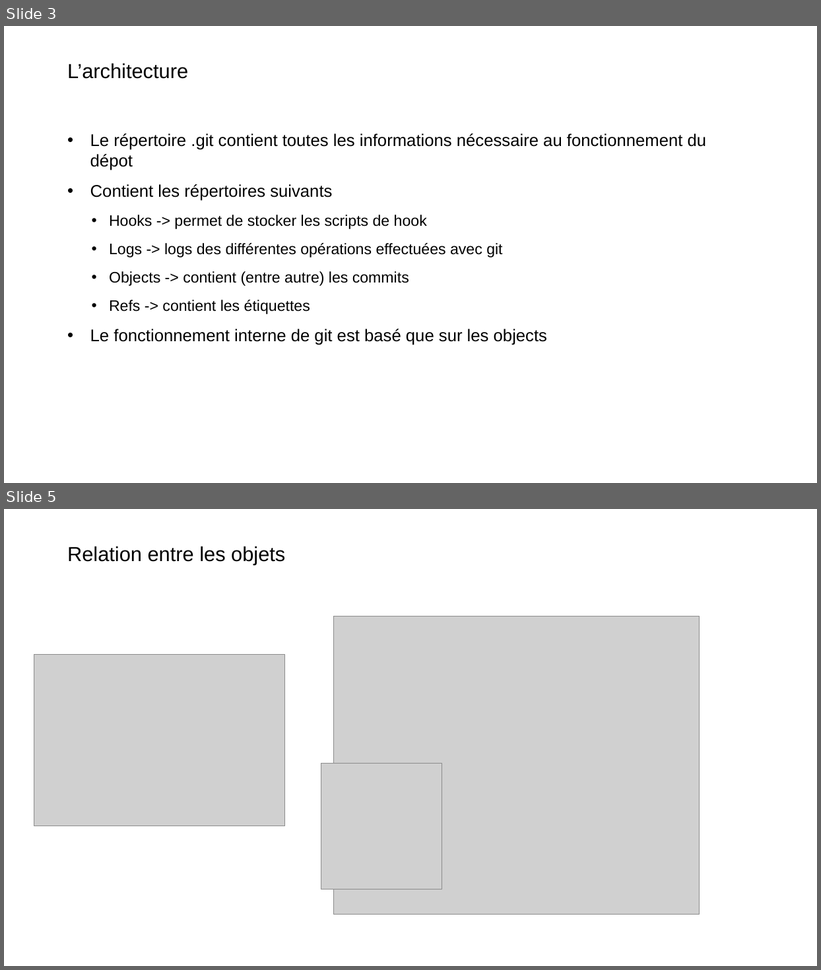
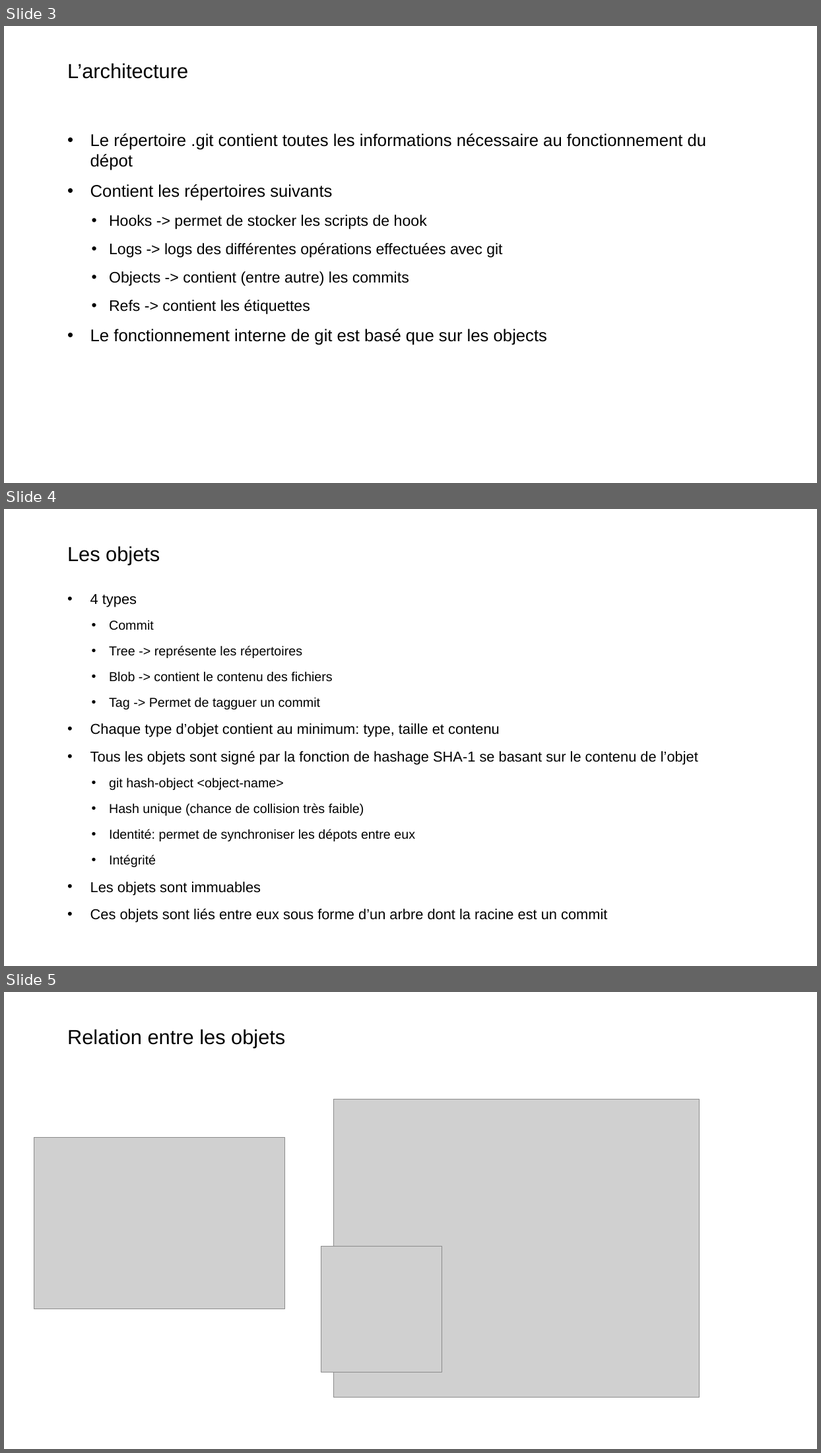
Before and after one commit to Xaviou1003/formation-git, a slide deck: Formation Git - avancée.pptx. Shown one above the other, each under a label of ours: slides 3 and 5 before the commit, slides 3, 4 and 5 after it; the slides between them are not shown. The pictures are 821x970 and 821x1453 pixels, drawn with LibreOffice and Linux fonts; fonts in the diff are those of the drawing; grey boxes stand for pictures; background and template pictures are left out. Boxes give left, top, right and bottom in pixels: in the first picture for what was removed or moved away, otherwise in the second. Text is boxed around its words. In the diff, an @@ line names an element or a change of style, - is before the commit and + after.

```diff
--- a/Formation Git - avancée.pptx
+++ b/Formation Git - avancée.pptx
@@ slide 4 added at box(4, 509, 817, 966), background picture (left out) @@
@@ title added at box(67, 546, 160, 564), 24 pt, text #000000 @@
+Les objets
@@ text added at box(90, 594, 698, 923), 17 pt, text #000000 @@
+• 4 types
+  • Commit
+  • Tree -> représente les répertoires
+  • Blob -> contient le contenu des fichiers
+  • Tag -> Permet de tagguer un commit
+• Chaque type d’objet contient au minimum: type, taille et contenu
+• Tous les objets sont signé par la fonction de hashage SHA-1 se basant sur le contenu de l’objet
+  • git hash-object <object-name>
+  • Hash unique (chance de collision très faible)
+  • Identité: permet de synchroniser les dépots entre eux
+  • Intégrité
+• Les objets sont immuables
+• Ces objets sont liés entre eux sous forme d’un arbre dont la racine est un commit
```
Also in this commit, not shown: 1 slide changed, 1 slide removed, 1 other file.
